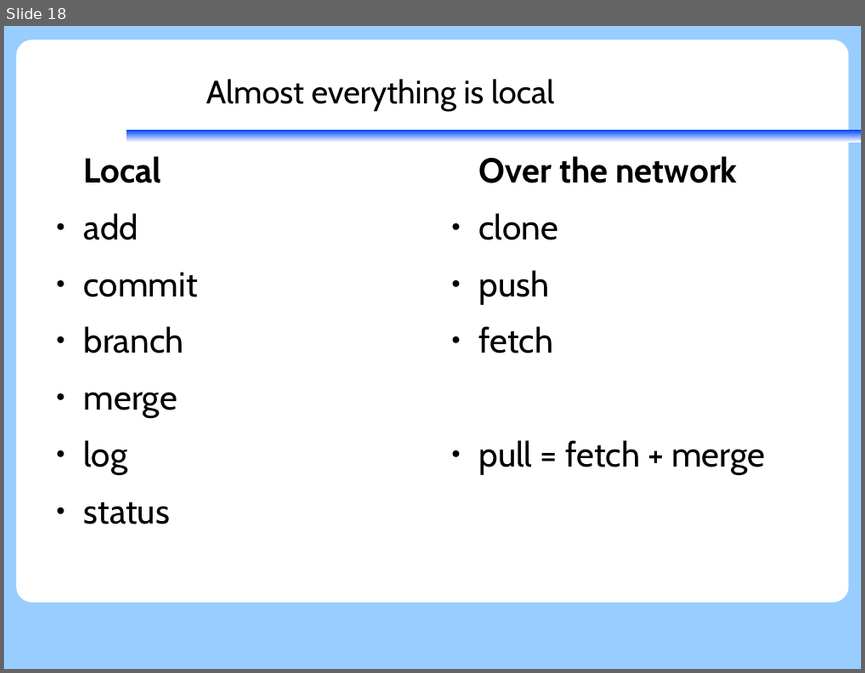
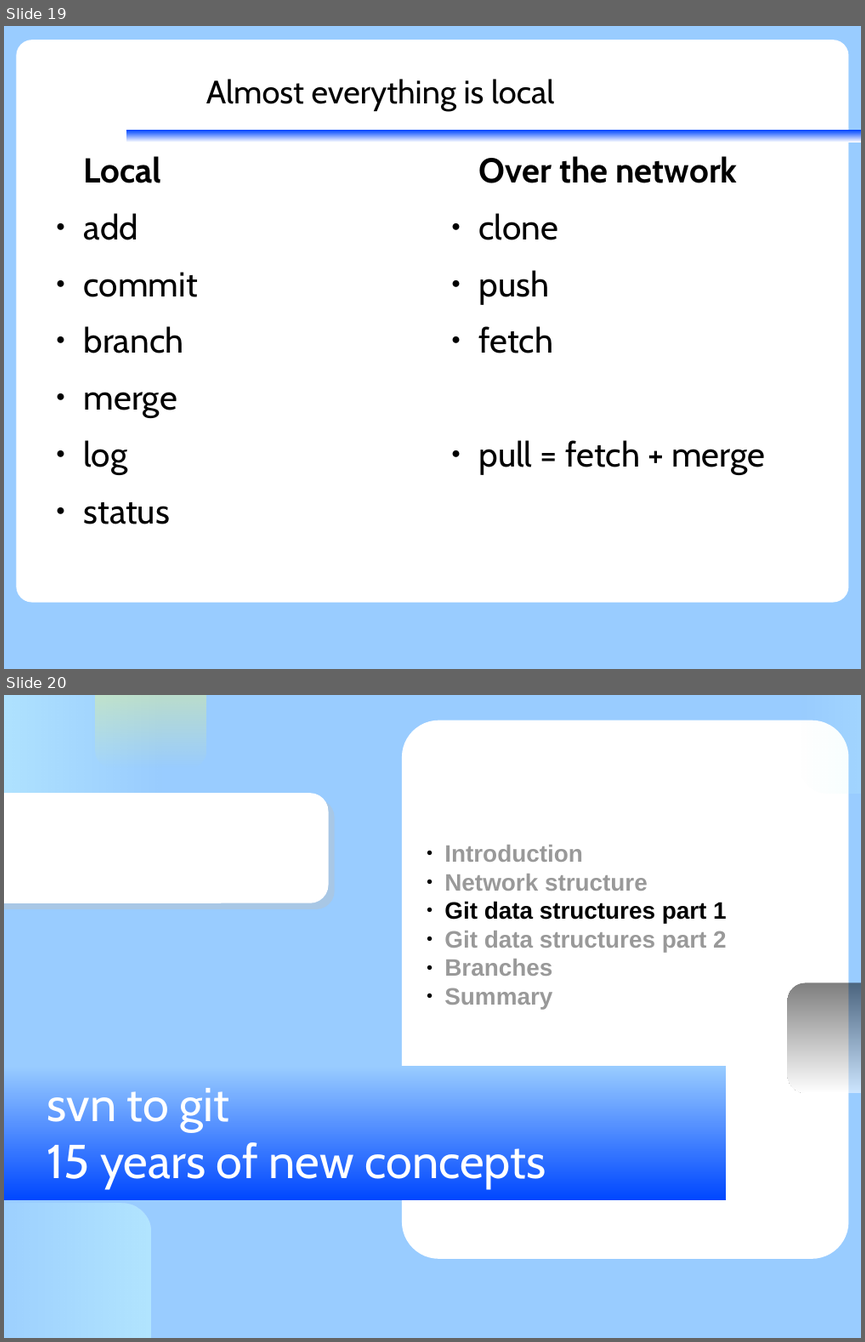
Before and after one commit to KennethNielsen/presentations, a slide deck: git/git.odp. Shown one above the other, each under a label of ours: slide 18 before the commit, slides 19 and 20 after it. The pictures are 865x673 and 865x1342 pixels, drawn with LibreOffice and Linux fonts; fonts in the diff are those of the drawing; background and template pictures are left out. Boxes give left, top, right and bottom in pixels: in the first picture for what was removed or moved away, otherwise in the second. Text is boxed around its words. In the diff, an @@ line names an element or a change of style, - is before the commit and + after.

```diff
--- a/git/git.odp
+++ b/git/git.odp
@@ slide 20 added at (4, 695, 861, 1338), background #99CCFF @@
@@ freeform shape added at (4, 695, 163, 855), fill gradient #CCFFFF @@
@@ rounded rectangle added at (96, 695, 206, 769), fill gradient #FFFF66 @@
@@ freeform shape added at (402, 720, 849, 1258), fill #FFFFFF @@
@@ freeform shape added at (800, 695, 861, 793), fill gradient #CCFFFF @@
@@ rounded rectangle added at (4, 793, 329, 903), fill #FFFFFF @@
@@ subtitle added at (444, 845, 726, 1009), 22 pt, text #999999, bold @@
+● Introduction
+● Network structure
+● Git data structures part 1
+● Git data structures part 2
+● Branches
+● Summary
@@ rounded rectangle added at (788, 982, 861, 1093), fill gradient #000000 to #FFFFFF @@
@@ rectangle added at (4, 1065, 726, 1200), fill gradient #0047FF to #99CCFF @@
@@ title added at (46, 1088, 545, 1189), 44 pt, text #FFFFFF @@
+svn to git
+15 years of new concepts
@@ freeform shape added at (4, 1203, 151, 1338), fill gradient #CCFFFF @@
@@ what was slide 18 is now slide 19 @@
```
Also in this commit, not shown: 3 slides changed, 16 other slides added.
